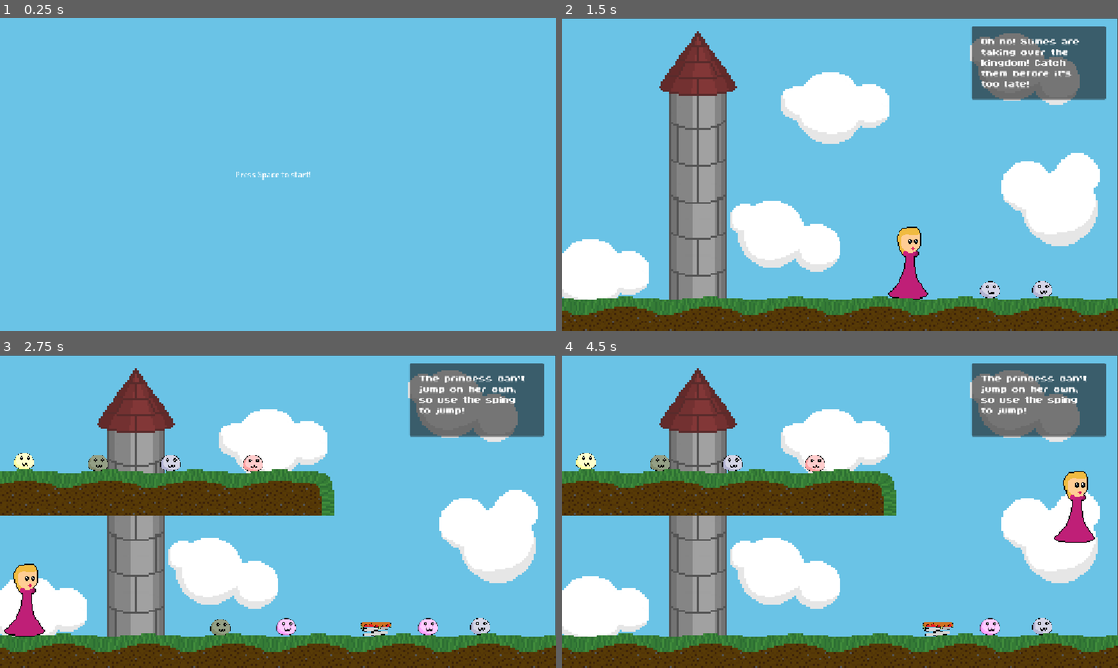
Above: before the commit, frames 1-4 (two rows, left to right).
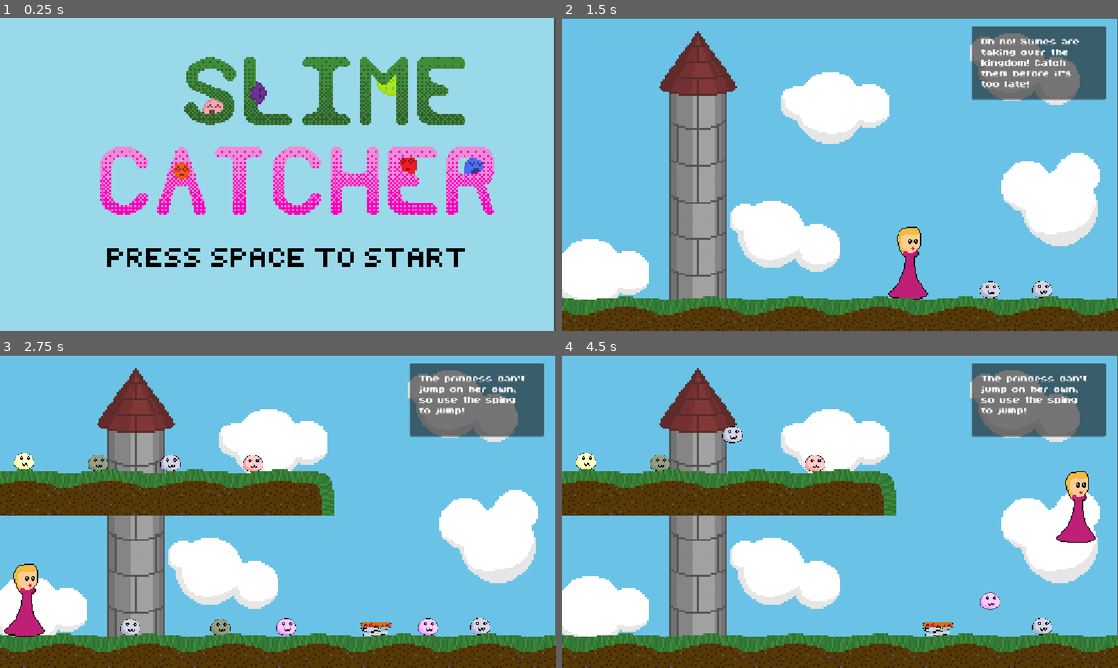
Above: after the commit, the same moments.

Repository: thewatermellonman/BounceBack
Game: Godot game, scene res://bounce.tscn
Two runs of this game, one before a commit and one after it. Both use one fixed random seed, a clock stepped at 60 frames per second and the inputs below.
Inputs:
- Up to frame 1 (0.25 s): no input
- Up to frame 2 (1.5 s): tap Space (start) at 0.5, 1.35 s; hold Space (start) 0.53-1.28 s; hold Right (move_right) from 0.53 s (still down)
- Up to frame 3 (2.75 s): release Right (move_right) at 2.03 s; hold Left (move_left) from 2.03 s (still down); hold Space (start) from 2.03 s (still down)
- Up to frame 4 (4.5 s): release Left (move_left) at 2.78 s; release Space (start) at 2.78 s; hold Right (move_right) 2.78-4.28 s; tap Space (start) at 2.85, 4.35 s; hold Space (start) 3.53-4.28 s; hold Left (move_left) from 4.28 s (still down)

The runs differ from the first frame. In frame 1, 100% of the frame differs, in the area x 0-100%, y 0-100%; in frame 2, nothing differs; in frame 3, 0.2%; in frame 4, 0.9%.

Commit message:
boss starts

Diff:
--- /dev/null
+++ b/Boss.tscn
@@ -0,0 +1,148 @@
+[gd_scene format=3 uid="uid://bt8g4trrkrfyk"]
+
+[ext_resource type="FontFile" uid="uid://c48l6ceu1k3tf" path="res://ByteBounce.ttf" id="1_ihc62"]
+[ext_resource type="Texture2D" uid="uid://dy03txws1hglj" path="res://Background Sky.png" id="2_6a0v0"]
+[ext_resource type="Texture2D" uid="uid://b6agwk6f2n4y3" path="res://Background Tower.png" id="3_8x4hd"]
+[ext_resource type="Texture2D" uid="uid://bk7vs5sv5r655" path="res://Background Cluods.png" id="4_ic80l"]
+[ext_resource type="Texture2D" uid="uid://cjqsey6s7t43a" path="res://Springy.png" id="5_8io2r"]
+[ext_resource type="Script" uid="uid://noq5t8tr68t5" path="res://character_body_2d.gd" id="6_j13hd"]
+[ext_resource type="Texture2D" uid="uid://bsb1ohfsfwmj1" path="res://Princess True.png" id="7_mucav"]
+[ext_resource type="Texture2D" uid="uid://kjgs31cha1rr" path="res://Ground Top.png" id="8_4xbeb"]
+[ext_resource type="Texture2D" uid="uid://xsmw4nx5ri0m" path="res://Slime King Weak.png" id="9_6a0v0"]
+[ext_resource type="Script" uid="uid://7fp1wftar23h" path="res://boss.gd" id="10_8x4hd"]
+
+[sub_resource type="RectangleShape2D" id="RectangleShape2D_3uy2a"]
+size = Vector2(56, 166.625)
+
+[sub_resource type="RectangleShape2D" id="RectangleShape2D_badyg"]
+size = Vector2(82, 170)
+
+[sub_resource type="RectangleShape2D" id="RectangleShape2D_rj0pb"]
+size = Vector2(1177.5, 120)
+
+[sub_resource type="RectangleShape2D" id="RectangleShape2D_6ms6a"]
+size = Vector2(20, 839)
+
+[sub_resource type="CircleShape2D" id="CircleShape2D_afka0"]
+radius = 132.96616
+
+[node name="Node2D" type="Node2D" unique_id=1557809264]
+
+[node name="Stage 1" type="Node" parent="." unique_id=2104397831]
+
+[node name="Tutorial" type="CanvasLayer" parent="Stage 1" unique_id=659823955]
+
+[node name="PanelContainer" type="PanelContainer" parent="Stage 1/Tutorial" unique_id=1768594913]
+offset_left = 849.0
+offset_top = 17.0
+offset_right = 1127.0
+offset_bottom = 169.0
+
+[node name="MarginContainer" type="MarginContainer" parent="Stage 1/Tutorial/PanelContainer" unique_id=1807257457]
+layout_mode = 2
+theme_override_constants/margin_left = 20
+theme_override_constants/margin_top = 20
+theme_override_constants/margin_right = 20
+theme_override_constants/margin_bottom = 20
+
+[node name="RichTextLabel" type="RichTextLabel" parent="Stage 1/Tutorial/PanelContainer/MarginContainer" unique_id=1953918682]
+layout_mode = 2
+theme_override_fonts/normal_font = ExtResource("1_ihc62")
+theme_override_font_sizes/normal_font_size = 32
+text = "If we can't catch this slime, we might have to BOUNCE BACK at it!"
+
+[node name="Background" type="Sprite2D" parent="Stage 1" unique_id=2116464856]
+position = Vector2(573.5, 296)
+scale = Vector2(1.4412501, 1.05)
+texture = ExtResource("2_6a0v0")
+
+[node name="Tower" type="Sprite2D" parent="Stage 1" unique_id=1271496721]
+position = Vector2(437.99997, 321)
+scale = Vector2(1.0375, 1.0535715)
+texture = ExtResource("3_8x4hd")
+
+[node name="Clouds" type="Sprite2D" parent="Stage 1" unique_id=1455867219]
+position = Vector2(293, 578)
+texture = ExtResource("4_ic80l")
+
+[node name="Clouds2" type="Sprite2D" parent="Stage 1" unique_id=761668958]
+position = Vector2(790, 232)
+texture = ExtResource("4_ic80l")
+
+[node name="Bouncepad" type="Area2D" parent="Stage 1" unique_id=64632003 groups=["bounce"]]
+
+[node name="Sprite2D" type="Sprite2D" parent="Stage 1/Bouncepad" unique_id=1375462910 groups=["bounce"]]
+position = Vector2(418, 564)
+scale = Vector2(0.24899994, 0.19649997)
+texture = ExtResource("5_8io2r")
+
+[node name="CollisionShape2D" type="CollisionShape2D" parent="Stage 1/Bouncepad" unique_id=1215341730]
+position = Vector2(418, 637.3125)
+shape = SubResource("RectangleShape2D_3uy2a")
+
+[node name="Player" type="CharacterBody2D" parent="Stage 1" unique_id=354445122]
+position = Vector2(71, 455)
+script = ExtResource("6_j13hd")
+
+[node name="Sprite2D" type="Sprite2D" parent="Stage 1/Player" unique_id=1585354362]
+position = Vector2(9, 21.000008)
+scale = Vector2(0.51037997, 0.53538764)
+texture = ExtResource("7_mucav")
+
+[node name="PickupArea" type="Area2D" parent="Stage 1/Player" unique_id=557659598]
+
+[node name="CollisionShape2D" type="CollisionShape2D" parent="Stage 1/Player/PickupArea" unique_id=1364803620]
+position = Vector2(12, 38)
+shape = SubResource("RectangleShape2D_badyg")
+
+[node name="CollisionShape2D" type="CollisionShape2D" parent="Stage 1/Player" unique_id=225861430]
+position = Vector2(12, 38)
+shape = SubResource("RectangleShape2D_badyg")
+
+[node name="Ground" type="StaticBody2D" parent="Stage 1" unique_id=1747454707]
+
+[node name="TextureRect" type="NinePatchRect" parent="Stage 1/Ground" unique_id=1269259706]
+offset_left = -8.0
+offset_top = 575.0
+offset_right = 1165.0
+offset_bottom = 816.0
+texture = ExtResource("8_4xbeb")
+patch_margin_top = 41
+axis_stretch_horizontal = 1
+axis_stretch_vertical = 1
+
+[node name="CollisionShape2D" type="CollisionShape2D" parent="Stage 1/Ground" unique_id=642371072]
+position = Vector2(566, 640)
+shape = SubResource("RectangleShape2D_rj0pb")
+
+[node name="Wall" type="StaticBody2D" parent="Stage 1" unique_id=425011136]
+
+[node name="CollisionShape2D" type="CollisionShape2D" parent="Stage 1/Wall" unique_id=819087423]
+position = Vector2(0, 409.5)
+shape = SubResource("RectangleShape2D_6ms6a")
+one_way_collision_direction = Vector2(1, 0)
+debug_color = Color(0.8392157, 0, 0.92941177, 0.9254902)
+
+[node name="Wall2" type="StaticBody2D" parent="Stage 1" unique_id=1996057459]
+
+[node name="CollisionShape2D" type="CollisionShape2D" parent="Stage 1/Wall2" unique_id=353172915]
+position = Vector2(1152, 421)
+shape = SubResource("RectangleShape2D_6ms6a")
+one_way_collision_direction = Vector2(1, 0)
+debug_color = Color(0.8392157, 0, 0.92941177, 0.9254902)
+
+[node name="Boss" type="Area2D" parent="Stage 1" unique_id=490370117]
+script = ExtResource("10_8x4hd")
+
+[node name="Sprite2D" type="Sprite2D" parent="Stage 1/Boss" unique_id=178159876]
+position = Vector2(896, 493)
+texture = ExtResource("9_6a0v0")
+
+[node name="CollisionShape2D" type="CollisionShape2D" parent="Stage 1/Boss" unique_id=1929041087]
+position = Vector2(891, 474)
+shape = SubResource("CircleShape2D_afka0")
+
+[connection signal="area_entered" from="Stage 1/Player/PickupArea" to="Stage 1/Player" method="_on_pickuparea_area_entered"]
+[connection signal="area_entered" from="Stage 1/Player/PickupArea" to="Stage 1/Player" method="_on_pickup_area_area_entered"]
+[connection signal="body_entered" from="Stage 1/Boss" to="Stage 1/Boss" method="_on_body_entered"]
+[connection signal="boss_hit" from="Stage 1/Boss" to="Stage 1/Player" method="_on_boss_hit"]
--- /dev/null
+++ b/boss.gd
@@ -0,0 +1,7 @@
+extends Area2D
+
+signal boss_hit()
+
+func _on_body_entered(body):
+	if body is CharacterBody2D and not body.is_on_floor():
+		boss_hit.emit()
--- a/bounce.gd
+++ b/bounce.gd
@@ -1,5 +1,5 @@
 extends Node2D
 
 func _unhandled_input(event: InputEvent) -> void:
-	if Input.is_action_pressed("start"):
+	if Input.is_action_pressed("start") and Globalvars.stage == 0:
 		get_tree().change_scene_to_file("res://Stage 0.tscn")
--- a/bounce.tscn
+++ b/bounce.tscn
@@ -1,19 +1,12 @@
 [gd_scene format=3 uid="uid://cvsfbruifc585"]
 
-[ext_resource type="Texture2D" uid="uid://dy03txws1hglj" path="res://Background Sky.png" id="1_6802c"]
 [ext_resource type="Script" uid="uid://bh4rkyhbp02s1" path="res://bounce.gd" id="1_bklnn"]
+[ext_resource type="Texture2D" uid="uid://g5djvuupcc1m" path="res://Start Screen.png" id="2_bklnn"]
 
 [node name="Overall" type="Node2D" unique_id=859023814]
 script = ExtResource("1_bklnn")
 
 [node name="Sprite2D" type="Sprite2D" parent="." unique_id=405936099]
-position = Vector2(581.5, 338.5)
-scale = Vector2(1.56125, 1.3232143)
-texture = ExtResource("1_6802c")
-
-[node name="Label" type="Label" parent="." unique_id=1449660209]
-offset_left = 487.0
-offset_top = 312.0
-offset_right = 644.0
-offset_bottom = 335.0
-text = "Press Space to start!"
+position = Vector2(573.49994, 326.99997)
+scale = Vector2(0.9973957, 1.0061727)
+texture = ExtResource("2_bklnn")
--- a/character_body_2d.gd
+++ b/character_body_2d.gd
@@ -3,6 +3,7 @@
 @export var jump_force: float = -450.0
 @export var bounce_force: float = -1500.0
 @export var gravity: float = 1200.0
+
 
 func _physics_process(delta: float) -> void:
 	if not is_on_floor():
@@ -28,23 +29,44 @@
 		if Globalvars.slime == 5:
 			Globalvars.stage += 1
 			bounce_force = -1000.0
+			await get_tree().create_timer(0.5).timeout
 			get_tree().change_scene_to_file("res://Stage 1.tscn")
 		elif Globalvars.slime == 14:
 			Globalvars.stage += 1
+			await get_tree().create_timer(0.5).timeout
 			get_tree().change_scene_to_file("res://Stage 2.tscn")
 		elif Globalvars.slime == 20:
 			Globalvars.stage += 1
+			await get_tree().create_timer(0.5).timeout
 			get_tree().change_scene_to_file("res://Stage 3.tscn")
 		elif Globalvars.slime == 26:
 			Globalvars.stage += 1
+			await get_tree().create_timer(0.5).timeout
 			get_tree().change_scene_to_file("res://Stage 4.tscn")
-		elif Globalvars.slime == 35:
+		elif Globalvars.slime == 33:
 			Globalvars.stage += 1
+			await get_tree().create_timer(0.5).timeout
 			get_tree().change_scene_to_file("res://Stage 5.tscn")
 
 func _on_pickup_area_area_entered(area: Area2D) -> void:
 	if area.is_in_group("bounce"):
 		for i in 20:
 			velocity.y = bounce_force * 2
-			await get_tree().process_frame
+			if get_tree(): await get_tree().process_frame
 			velocity.y = bounce_force * 2
+
+@onready var hit = $hit
+var health = 3
+signal health_two()
+signal health_one()
+signal dead()
+
+func _on_boss_hit():
+	health -= 1
+	print(health)
+	if health == 2:
+		health_two.emit()
+	elif health == 1:
+		health_one.emit()
+	elif health == 0:
+		dead.emit()
--- a/sprite_2d.gd
+++ b/sprite_2d.gd
@@ -1,4 +1,12 @@
 extends Sprite2D
+
+@export var jump_height: float = 60.0
+@export var jump_duration: float = 0.25
+@export var min_wait: float = 1.0
+@export var max_wait: float = 3.5
+
+var gravity: float = ProjectSettings.get_setting("physics/2d/default_gravity")
+var jump_timer: float = 0.0
 
 var textures: Array[Texture2D] = [
 	preload("res://Red Slime.png"),
@@ -11,3 +19,19 @@
 
 func _ready() -> void:
 	texture = textures.pick_random()
+	random_jump_loop()
+
+func random_jump_loop() -> void:
+	while is_inside_tree():
+		var delay = randf_range(min_wait, max_wait)
+		await get_tree().create_timer(delay).timeout
+
+		var ground_y = position.y
+
+		var tween = create_tween()
+		tween.tween_property(self, "position:y", ground_y - jump_height, jump_duration)\
+			.set_trans(Tween.TRANS_QUAD).set_ease(Tween.EASE_OUT)
+		tween.tween_property(self, "position:y", ground_y, jump_duration)\
+			.set_trans(Tween.TRANS_QUAD).set_ease(Tween.EASE_IN)
+
+		await tween.finished
--- /dev/null
+++ b/stage 5.tscn
@@ -0,0 +1,83 @@
+[gd_scene format=3 uid="uid://ctj24vgj1uidt"]
+
+[ext_resource type="Texture2D" uid="uid://dy03txws1hglj" path="res://Background Sky.png" id="1_011lb"]
+[ext_resource type="Script" uid="uid://noq5t8tr68t5" path="res://character_body_2d.gd" id="1_atqu8"]
+[ext_resource type="Script" uid="uid://da8an8vucbn2t" path="res://stage_5.gd" id="1_pqe75"]
+[ext_resource type="Texture2D" uid="uid://bk7vs5sv5r655" path="res://Background Cluods.png" id="2_1f8lo"]
+[ext_resource type="Texture2D" uid="uid://bsb1ohfsfwmj1" path="res://Princess True.png" id="2_pqe75"]
+[ext_resource type="FontFile" uid="uid://c48l6ceu1k3tf" path="res://ByteBounce.ttf" id="3_atqu8"]
+
+[sub_resource type="RectangleShape2D" id="RectangleShape2D_mpabw"]
+size = Vector2(82, 170)
+
+[node name="Node2D" type="Node2D" unique_id=751812539]
+script = ExtResource("1_pqe75")
+
+[node name="Player" type="CharacterBody2D" parent="." unique_id=462266039]
+position = Vector2(71, 455)
+script = ExtResource("1_atqu8")
+
+[node name="Sprite2D" type="Sprite2D" parent="Player" unique_id=1980189337]
+position = Vector2(8, -381)
+scale = Vector2(0.51037997, 0.53538764)
+texture = ExtResource("2_pqe75")
+
+[node name="PickupArea" type="Area2D" parent="Player" unique_id=1018695597]
+
+[node name="CollisionShape2D" type="CollisionShape2D" parent="Player/PickupArea" unique_id=554973158]
+position = Vector2(9, -361)
+shape = SubResource("RectangleShape2D_mpabw")
+
+[node name="CollisionShape2D" type="CollisionShape2D" parent="Player" unique_id=870483677]
+position = Vector2(7, -362)
+shape = SubResource("RectangleShape2D_mpabw")
+
+[node name="Background" type="Sprite2D" parent="." unique_id=1270149325]
+position = Vector2(573.5, 350.50003)
+scale = Vector2(1.4412501, 1.244643)
+texture = ExtResource("1_011lb")
+
+[node name="Clouds" type="Sprite2D" parent="." unique_id=1937991600]
+position = Vector2(789, 263)
+texture = ExtResource("2_1f8lo")
+
+[node name="Clouds2" type="Sprite2D" parent="." unique_id=1697816742]
+position = Vector2(322, 599)
+texture = ExtResource("2_1f8lo")
+
+[node name="Clouds3" type="Sprite2D" parent="." unique_id=401522382]
+position = Vector2(-56, 16)
+texture = ExtResource("2_1f8lo")
+
+[node name="RichTextLabel2" type="RichTextLabel" parent="." unique_id=1019921140]
+offset_left = 59.0
+offset_top = 51.0
+offset_right = 856.0
+offset_bottom = 490.0
+theme_override_colors/default_color = Color(1, 1, 1, 1)
+theme_override_fonts/normal_font = ExtResource("3_atqu8")
+theme_override_font_sizes/normal_font_size = 87
+text = "As the princess went along, catching slimes, she started to notice that they were all coming from the same direction."
+
+[node name="RichTextLabel" type="RichTextLabel" parent="." unique_id=1750879913]
+offset_left = 63.0
+offset_top = 45.0
+offset_right = 860.0
+offset_bottom = 484.0
+theme_override_colors/default_color = Color(0, 0, 0, 1)
+theme_override_fonts/normal_font = ExtResource("3_atqu8")
+theme_override_font_sizes/normal_font_size = 87
+text = "As the princess went along, catching slimes, she started to notice that they were all coming from the same direction."
+
+[node name="RichTextLabel3" type="RichTextLabel" parent="." unique_id=464474765]
+offset_left = 796.0
+offset_top = 521.0
+offset_right = 1593.0
+offset_bottom = 960.0
+theme_override_colors/default_color = Color(0, 0, 0, 1)
+theme_override_fonts/normal_font = ExtResource("3_atqu8")
+theme_override_font_sizes/normal_font_size = 57
+text = "Space to cont."
+
+[connection signal="area_entered" from="Player/PickupArea" to="Player" method="_on_pickuparea_area_entered"]
+[connection signal="area_entered" from="Player/PickupArea" to="Player" method="_on_pickup_area_area_entered"]
--- /dev/null
+++ b/stage_5.gd
@@ -0,0 +1,6 @@
+extends Node2D
+
+func _unhandled_input(event: InputEvent) -> void:
+	if Input.is_action_pressed("start") and Globalvars.stage == 5:
+		await get_tree().create_timer(0.5).timeout
+		get_tree().change_scene_to_file("res://Boss.tscn")
Not shown, added: Slime King Weak.png.import
Not shown, added: Start Screen.png.import
Not shown, added: boss.gd.uid
Not shown, added: stage_5.gd.uid
